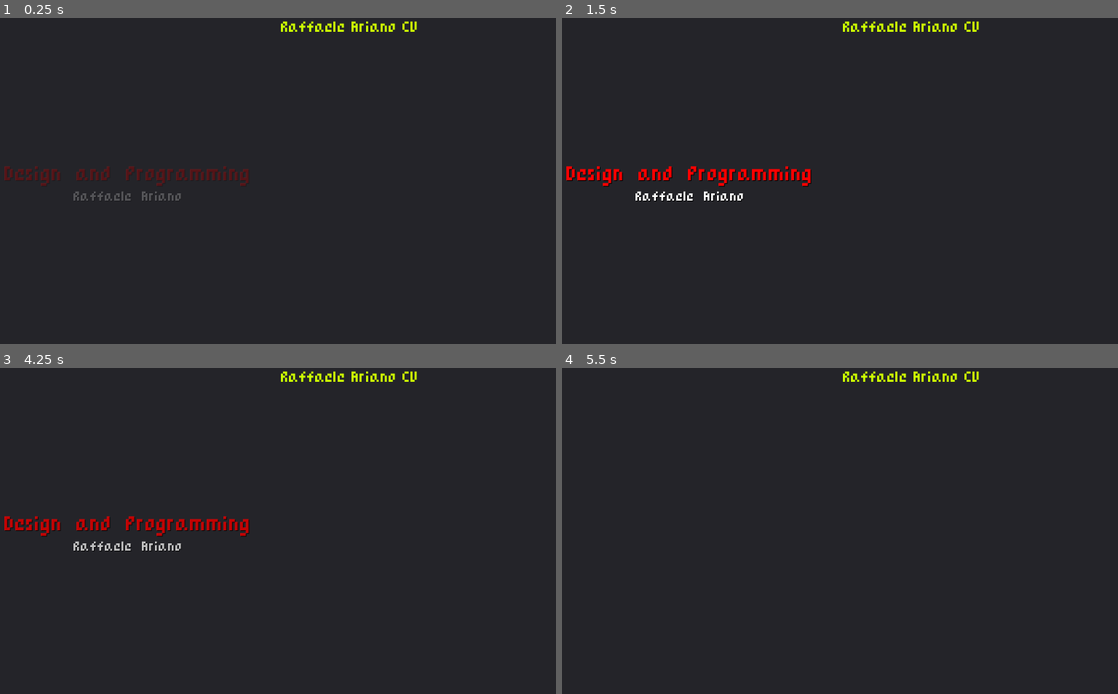
Above: before the commit, frames 1-4 (two rows, left to right).
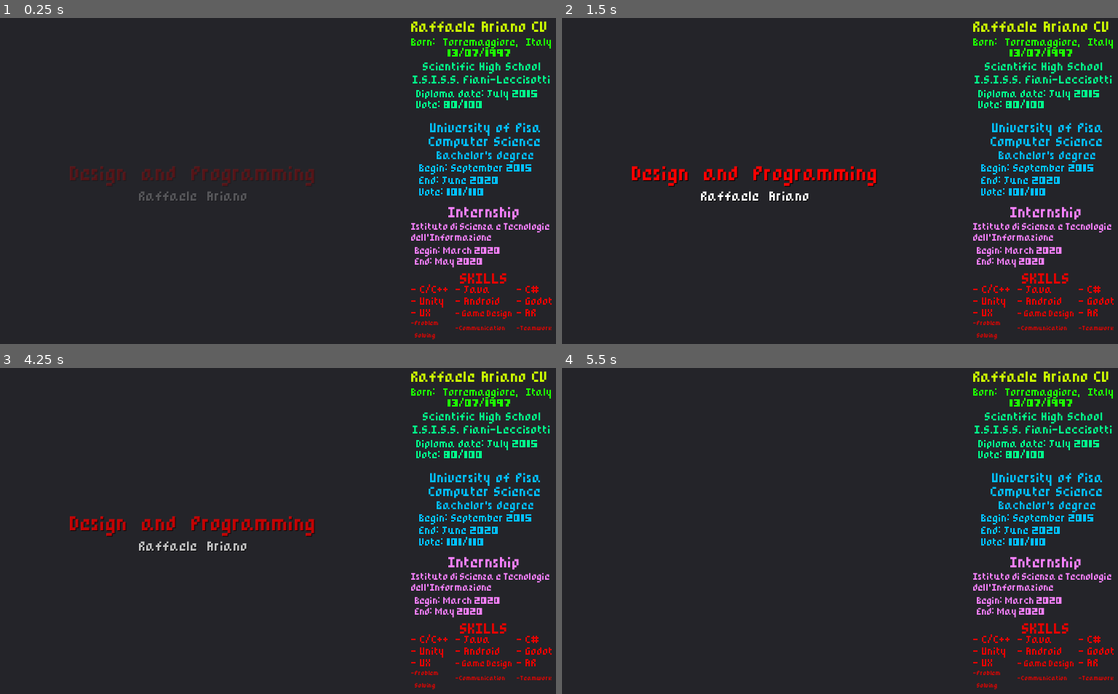
Above: after the commit, the same moments.

Repository: batraffo/cv_godot
Game: Godot game, scene res://ui/Credits.tscn
The game is run twice, just before and just after one commit, with the same random seed, the same clock (stepped at 60 frames per second) and the same inputs. This scene is started directly instead of the project's main scene. Sound files missing from this copy of the repository are replaced by a short silence.
Inputs:
- Up to frame 1 (0.25 s): no input
- Up to frame 2 (1.5 s): tap Enter at 0.5 s; hold Space (hadoken) 0.53-1.28 s; hold Right (ui_right) from 0.53 s (still down); tap Up (ui_up) at 0.77 s; tap Space (hadoken) at 1.35 s
- Up to frame 3 (4.25 s): tap Up (ui_up) at 1.52, 3.02, 3.77 s; tap Enter at 2, 3.5 s; release Right (ui_right) at 2.03 s; hold Left (ui_left) 2.03-2.78 s; hold Space (hadoken) 2.03-2.78 s; hold Right (ui_right) from 2.78 s (still down); tap Space (hadoken) at 2.85 s; hold Space (hadoken) from 3.53 s (still down)
- Up to frame 4 (5.5 s): release Right (ui_right) at 4.28 s; release Space (hadoken) at 4.28 s; hold Left (ui_left) 4.28-5.03 s; tap Space (hadoken) at 4.35 s; tap Up (ui_up) at 4.52 s; hold Right (ui_right) from 5.03 s (still down); hold Space (hadoken) from 5.03 s (still down)

The runs differ from the first frame. In frame 1, 6.4% of the frame differs, in the area x 0-100%, y 0-99%; in frame 2, 7.1%; in frame 3, 7.0%; in frame 4, 5.1%.

Commit message:
more credits

Diff:
--- a/ui/Credits.gd
+++ b/ui/Credits.gd
@@ -6,6 +6,22 @@
 
 # Called when the node enters the scene tree for the first time.
 func _ready():
+	for i in $HBoxContainer/Panel2.get_children():
+		i.set_modulate(Color (1,1,1,1))
+		i.set_self_modulate(Color (1,1,1,1))
+	for i in $HBoxContainer/Panel2/Skills.get_children():
+		i.set_modulate(Color (1,1,1,1))
+		i.set_self_modulate(Color (1,1,1,1))
+	for i in $HBoxContainer/Panel2/GridContainer.get_children():
+		i.set_modulate(Color (1,1,1,1))
+		i.set_self_modulate(Color (1,1,1,1))
+	for i in $HBoxContainer/Panel2/GridContainer2.get_children():
+		i.set_modulate(Color (1,1,1,1))
+		i.set_self_modulate(Color (1,1,1,1))
+	for i in $HBoxContainer/Panel2/GridContainer3.get_children():
+		i.set_modulate(Color (1,1,1,1))
+		i.set_self_modulate(Color (1,1,1,1))
+
 	$AnimationPlayer.play("Credits")
 
 
--- a/ui/Credits.tscn
+++ b/ui/Credits.tscn
@@ -68,7 +68,7 @@
 }
 
 [node name="Panel" type="Panel" parent="HBoxContainer"]
-margin_right = 320.0
+margin_right = 463.0
 margin_bottom = 360.0
 size_flags_horizontal = 3
 __meta__ = {
@@ -88,7 +88,7 @@
 }
 
 [node name="What" type="Label" parent="HBoxContainer/Panel/VBoxContainer"]
-margin_right = 320.0
+margin_right = 463.0
 margin_bottom = 20.0
 custom_fonts/font = SubResource( 1 )
 custom_colors/font_color = Color( 1, 0, 0, 1 )
@@ -99,7 +99,7 @@
 
 [node name="Who" type="Label" parent="HBoxContainer/Panel/VBoxContainer"]
 margin_top = 29.0
-margin_right = 320.0
+margin_right = 463.0
 margin_bottom = 41.0
 custom_fonts/font = SubResource( 2 )
 custom_colors/font_color_shadow = Color( 0, 0, 0, 1 )
@@ -111,10 +111,11 @@
 anchor_left = 0.0
 anchor_right = 0.0
 anchor_bottom = 0.0
-margin_left = 450.0
+margin_left = 463.0
 margin_right = 640.0
 margin_bottom = 360.0
 size_flags_horizontal = 3
+size_flags_stretch_ratio = 0.38
 
 [node name="AnimationPlayer" type="AnimationPlayer" parent="."]
 anims/Credits = SubResource( 3 )
